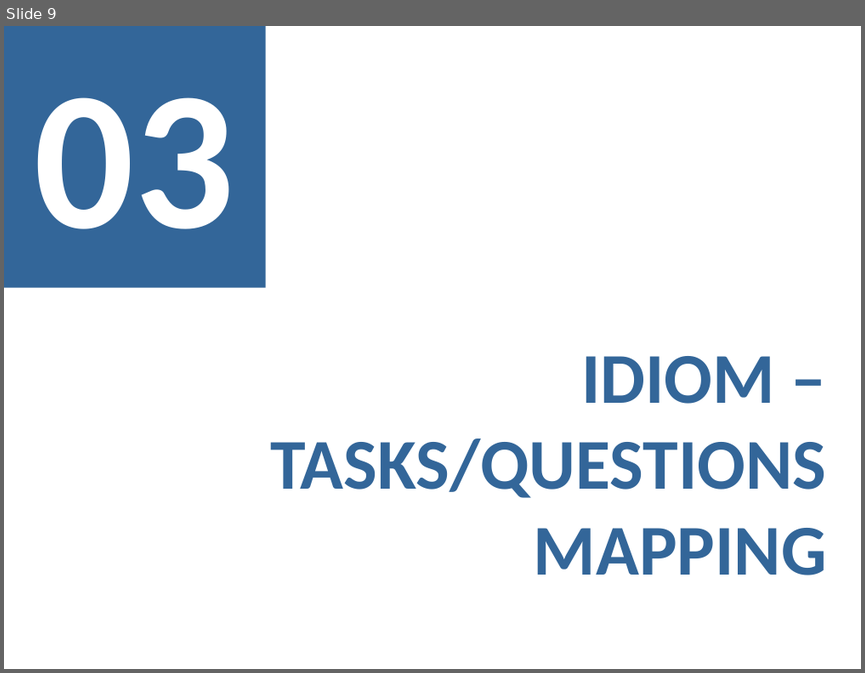
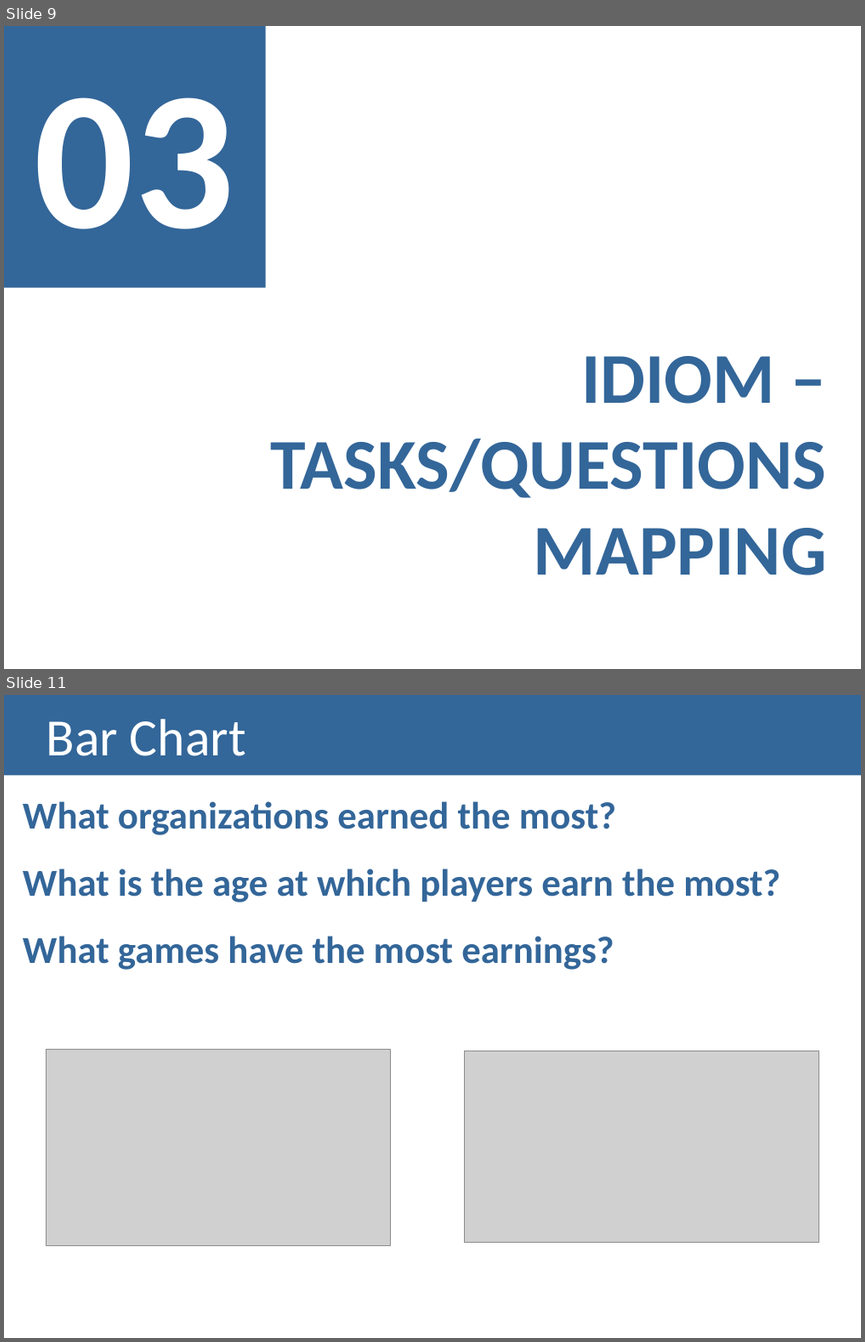
Before and after one commit to lucasrafael98/IV1819-esports, a slide deck: docs/Checkpoint III - Presentation.pptx. Shown one above the other, each under a label of ours: slide 9 before the commit, slides 9 and 11 after it; the slides between them are not shown. The pictures are 865x673 and 865x1342 pixels, drawn with LibreOffice and Linux fonts; fonts in the diff are those of the drawing; grey boxes stand for pictures. Boxes give left, top, right and bottom in pixels: in the first picture for what was removed or moved away, otherwise in the second. Text is boxed around its words. In the diff, an @@ line names an element or a change of style, - is before the commit and + after.

```diff
--- a/docs/Checkpoint III - Presentation.pptx
+++ b/docs/Checkpoint III - Presentation.pptx
@@ slide 11 added at [4, 695, 861, 1338], background #FFFFFF @@
@@ title added at [4, 695, 861, 776], fill #336699, 44 pt, text #FFFFFF @@
+Bar Chart
@@ text added at [23, 801, 780, 970], 32 pt, text #336699, bold @@
+What organizations earned the most?
+What is the age at which players earn the most?
+What games have the most earnings?
@@ picture added at [46, 1049, 391, 1246] @@
@@ picture added at [464, 1050, 819, 1242] @@
```
Also in this commit, not shown: 2 slides changed, 3 other slides added, 2 slides removed, 1 other file.
